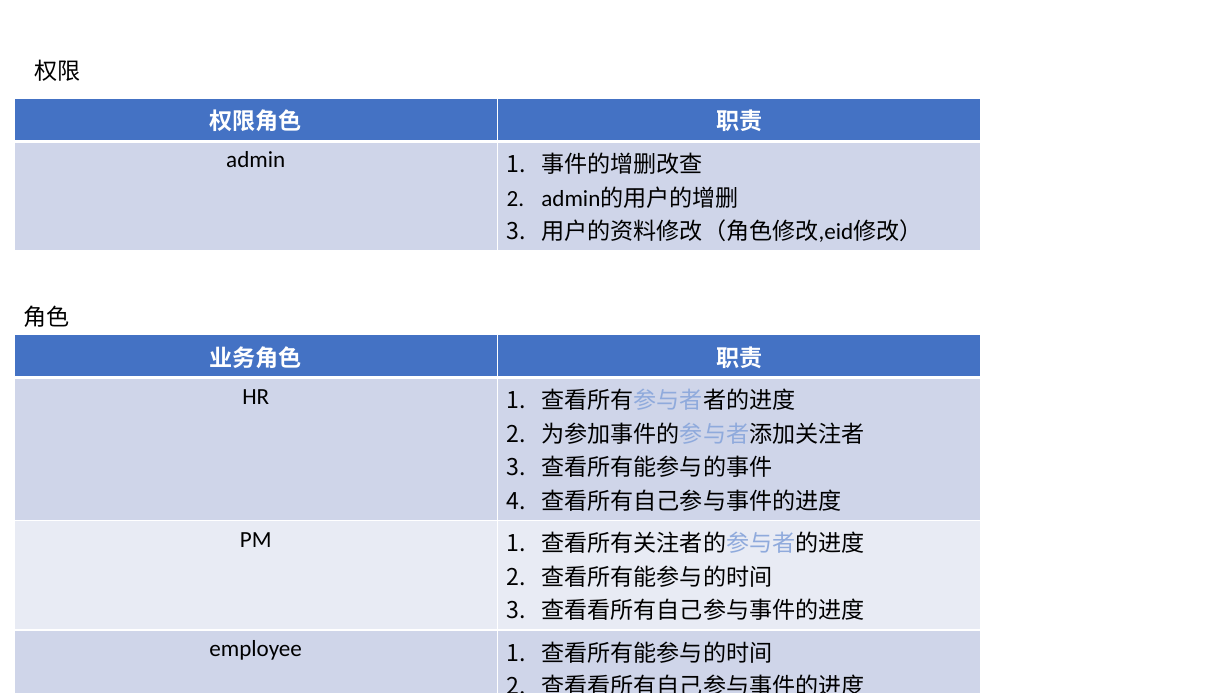
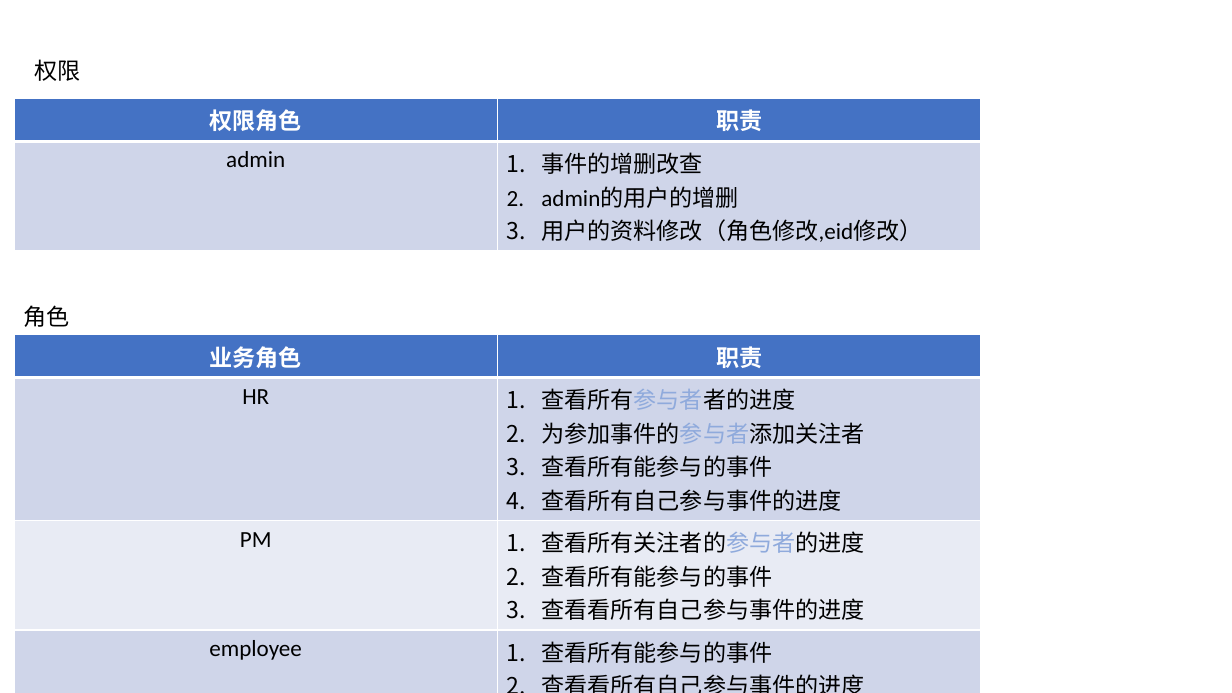
Before and after one commit to 98qwdsa/ac-guide, a slide deck: slide 1 of AC guide.pptx. Drawn at 1232x693 pixels with LibreOffice and Linux fonts; fonts in the diff are those of the drawing. Boxes give left, top, right and bottom in pixels: in the first picture for what was removed or moved away, otherwise in the second. Text is boxed around its words. In the diff, an @@ line names an element or a change of style, - is before the commit and + after.

```diff
--- a/AC guide.pptx
+++ b/AC guide.pptx
@@ table at (14, 335, 981, 667) @@
-row 3, column 2: 查看所有关注者的参与者的进度 / 查看所有能参与的时间 / 查看看所有自己参与事件的进度
+row 3, column 2: 查看所有关注者的参与者的进度 / 查看所有能参与的事件 / 查看看所有自己参与事件的进度
-row 4, column 2: 查看所有能参与的时间 / 查看看所有自己参与事件的进度
+row 4, column 2: 查看所有能参与的事件 / 查看看所有自己参与事件的进度
```
Also in this commit, not shown: 3 other slides changed, 28 other files.
